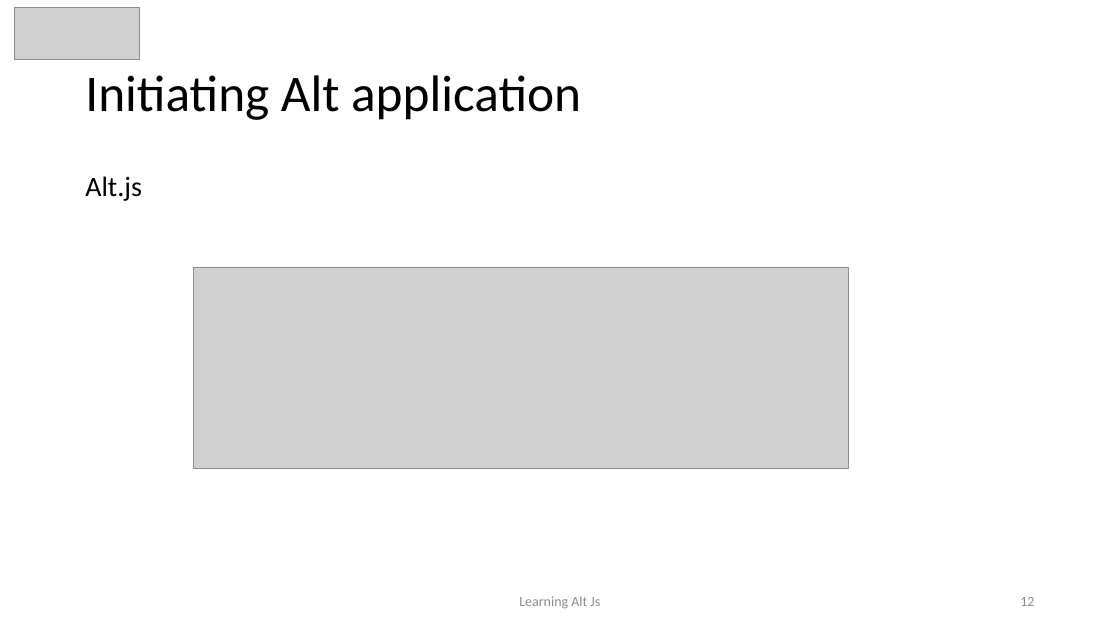
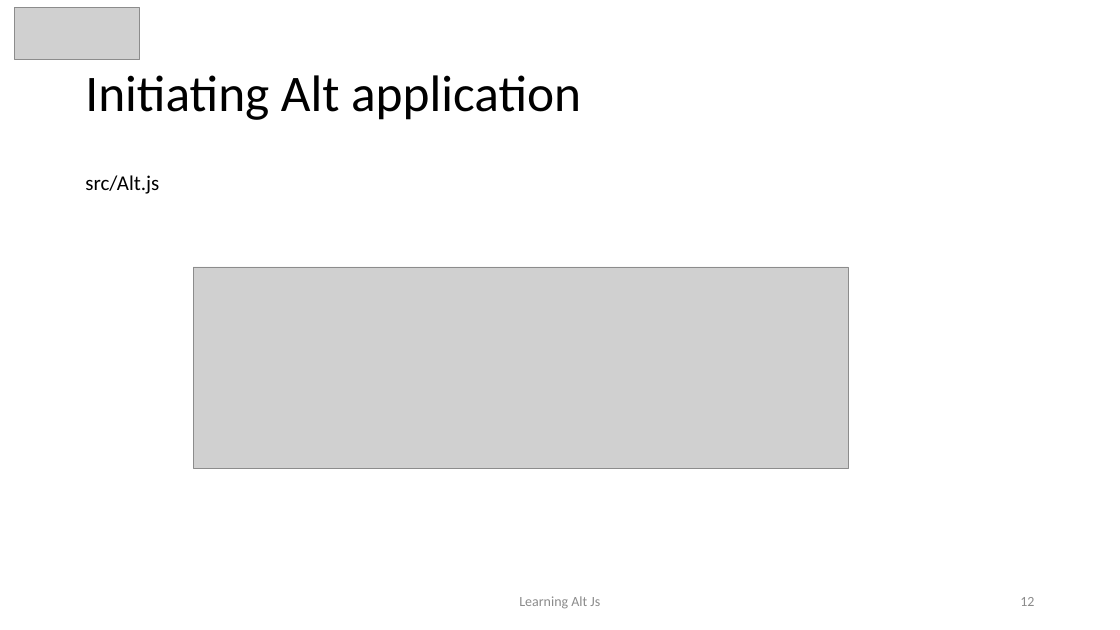
Before and after one commit to awahab29/samplealt, a slide deck: slide 12 of React.pptx. Drawn at 1120x630 pixels with LibreOffice and Linux fonts; fonts in the diff are those of the drawing; grey boxes stand for pictures. Boxes give left, top, right and bottom in pixels: in the first picture for what was removed or moved away, otherwise in the second. Text is boxed around its words. In the diff, an @@ line names an element or a change of style, - is before the commit and + after.

```diff
--- a/React.pptx
+++ b/React.pptx
@@ text at (x1=85, y1=175, x2=159, y2=194): text changed; size 24 to 18 pt @@
-Alt.js
+src/Alt.js
```
Also in this commit, not shown: 6 other slides changed.
